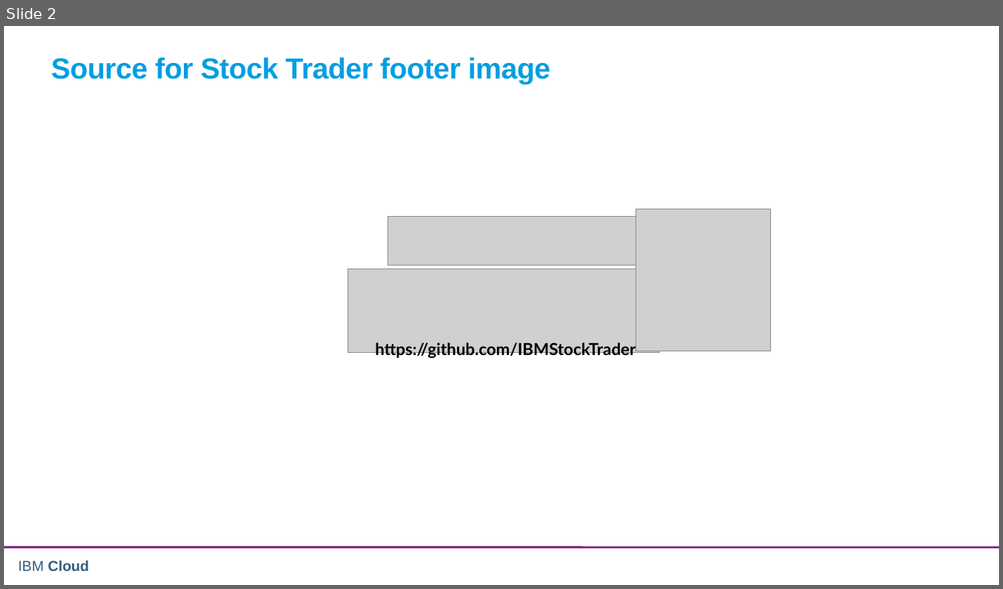
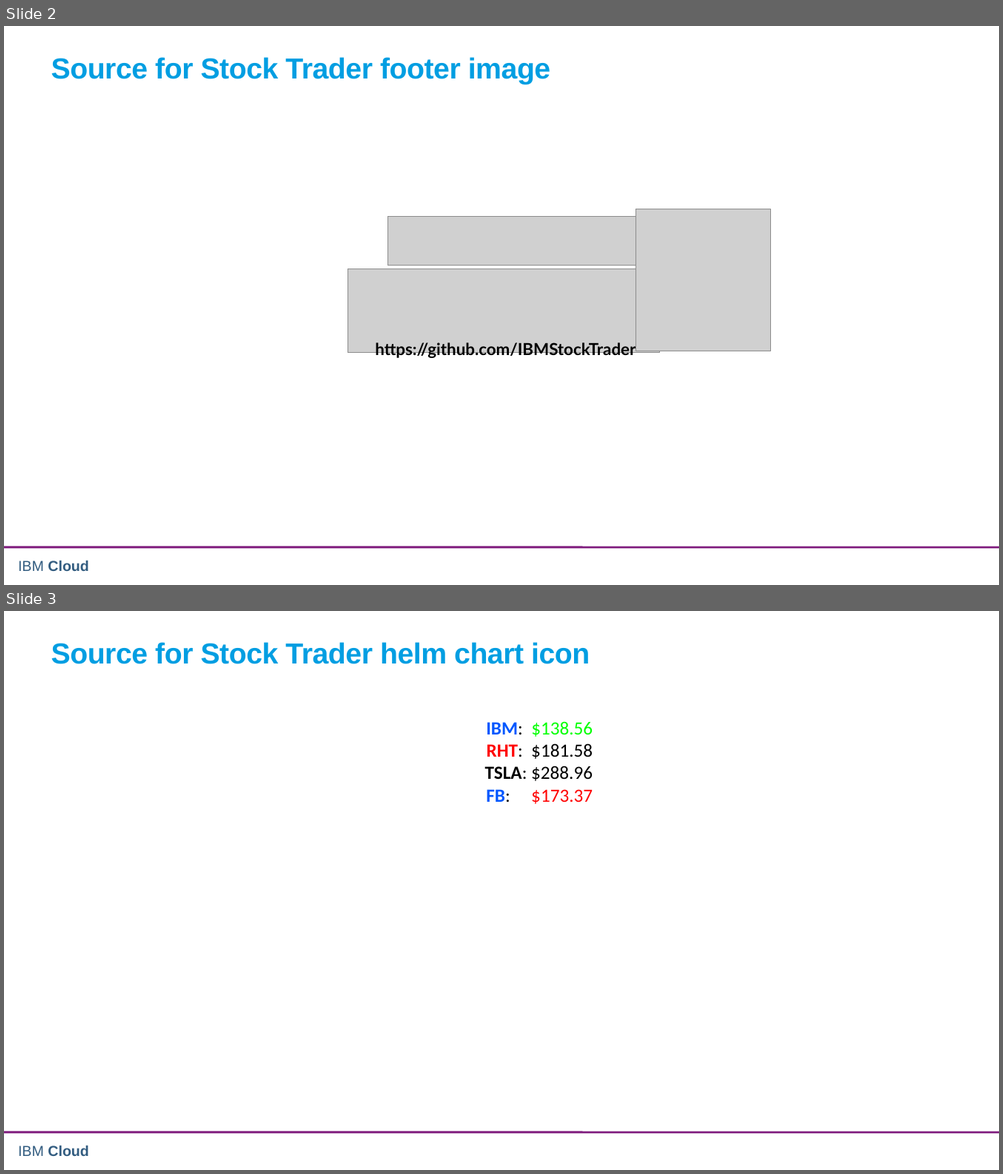
Before and after one commit to IBMStockTrader/trader, a slide deck: lab/Stock Trader Sample - Diagram.pptx. Shown one above the other, each under a label of ours: slide 2 before the commit, slides 2 and 3 after it. The pictures are 1003x589 and 1003x1174 pixels, drawn with LibreOffice and Linux fonts; fonts in the diff are those of the drawing; grey boxes stand for pictures; background and template pictures are left out. Boxes give left, top, right and bottom in pixels: in the first picture for what was removed or moved away, otherwise in the second. Text is boxed around its words. In the diff, an @@ line names an element or a change of style, - is before the commit and + after.

Commit message:
Show (optional) calls to TradeHistory

```diff
--- a/lab/Stock Trader Sample - Diagram.pptx
+++ b/lab/Stock Trader Sample - Diagram.pptx
@@ slide 3 added at (4,611,999,1170), background #FFFFFF; not listed: 2 template elements that a slide beside it also shows @@
@@ text added at (51,642,589,664), 28 pt, text #009EE2, bold @@
+Source for Stock Trader helm chart icon
@@ text added at (485,721,592,804), 18 pt, text #000000 @@
+IBM: $138.56
+RHT: $181.58
+TSLA: $288.96
+FB: $173.37
```
Also in this commit, not shown: 1 slide changed, 1 other file.
